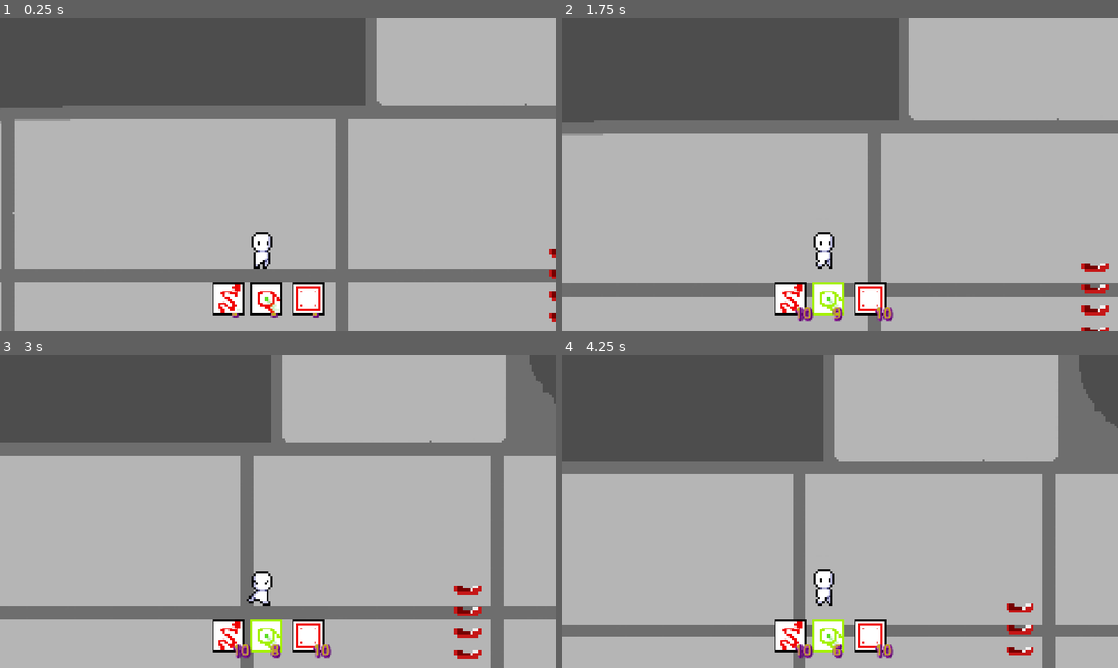
Above: before the commit, frames 1-4 (two rows, left to right).
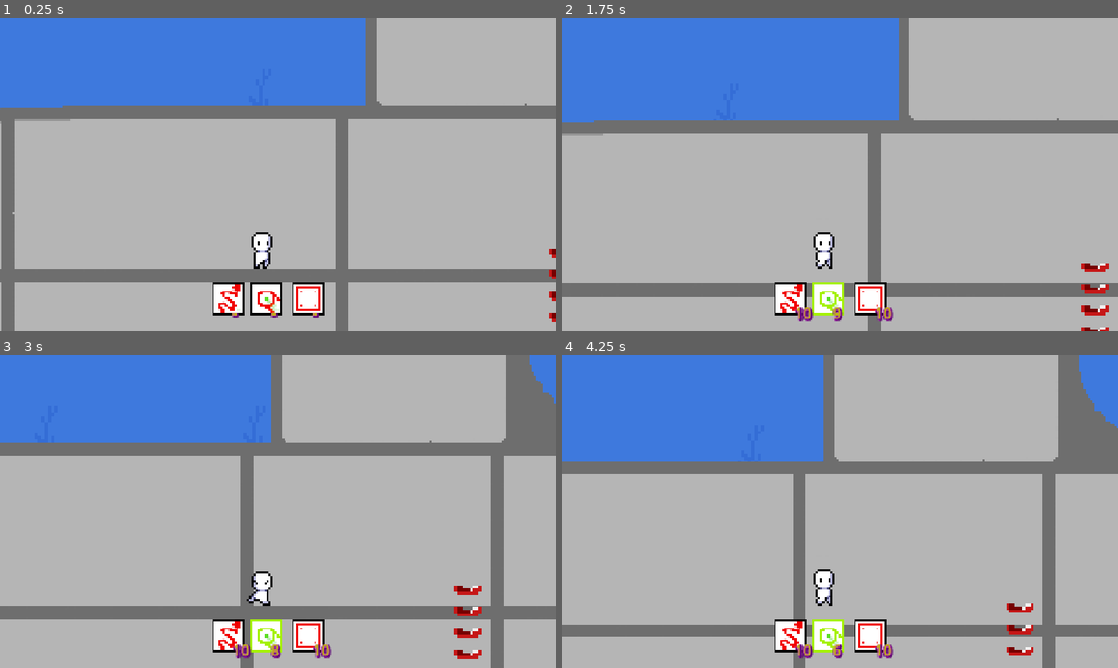
Above: after the commit, the same moments.

Repository: neonvalkyrie02/summer-game-jam26
Game: Godot game, scene res://main.tscn
Same seed, same stepped clock (60 frames per second), same inputs: the game is played once before the commit and once after it.
Inputs (mouse positions are in pixels of both pictures, inside the frame that each line leads up to):
- Up to frame 1 (0.25 s): no input
- Up to frame 2 (1.75 s): click (828, 299) at 0.52 s; tap Enter at 1.25 s; hold Right (ui_right) from 1.28 s (still down); tap E (eat) at 1.35 s; tap Up (ui_up) at 1.52 s
- Up to frame 3 (3 s): tap Shift (action_sprint) at 2.1 s; tap Up (ui_up) at 2.27 s; tap E (eat) at 2.3 s; release Right (ui_right) at 2.78 s; hold Left (ui_left) from 2.78 s (still down); tap F (action_use) at 2.85 s
- Up to frame 4 (4.25 s): tap E (eat) at 3.05, 3.6 s; release Left (ui_left) at 3.53 s; hold Right (ui_right) from 3.53 s (still down); tap Up (ui_up) at 3.77 s

The runs differ from the first frame. In frame 1, 18% of the frame differs, in the area x 0-66%, y 0-29%; in frame 2, 20%, in the area x 0-61%, y 0-34%; in frame 3, 14%; in frame 4, 17%.

Commit message:
Add scrolling Background

Diff:
--- a/main.tscn
+++ b/main.tscn
@@ -3,6 +3,7 @@
 [ext_resource type="PackedScene" uid="uid://ckudr8chj1kgo" path="res://player.tscn" id="1_ig7tw"]
 [ext_resource type="PackedScene" uid="uid://c7vmqka4aaflo" path="res://submarine.tscn" id="2_0xm2m"]
 [ext_resource type="PackedScene" uid="uid://dvewtmm6d837k" path="res://hud/hud.tscn" id="3_h2yge"]
+[ext_resource type="Texture2D" uid="uid://d3q8tj6qyl73e" path="res://assets/underwater-fantasy-files/PNG/layers/far.png" id="6_5vw27"]
 
 [node name="Main" type="Node" unique_id=1265064031]
 
@@ -23,4 +24,20 @@
 
 [node name="Hud" parent="." unique_id=1829554576 instance=ExtResource("3_h2yge")]
 
+[node name="Node2D" type="Node2D" parent="." unique_id=195507895]
+z_index = -2
+position = Vector2(-2488, -1116)
+
+[node name="Parallax2D" type="Parallax2D" parent="Node2D" unique_id=2065898574]
+repeat_size = Vector2(3840, 0)
+autoscroll = Vector2(-200, 0)
+
+[node name="Sprite2D" type="Sprite2D" parent="Node2D/Parallax2D" unique_id=836510112]
+texture_repeat = 2
+position = Vector2(1920, 1440)
+scale = Vector2(15, 15)
+texture = ExtResource("6_5vw27")
+region_enabled = true
+region_rect = Rect2(0, 0, 512, 192)
+
 [editable path="Submarine"]
